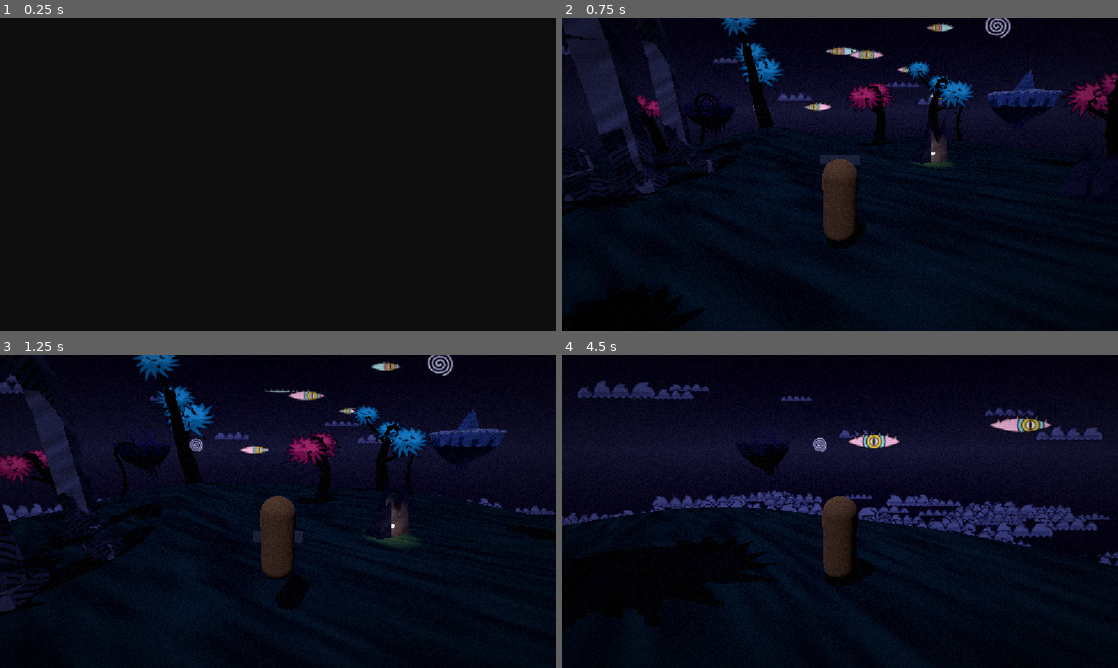
Above: before the commit, frames 1-4 (two rows, left to right).
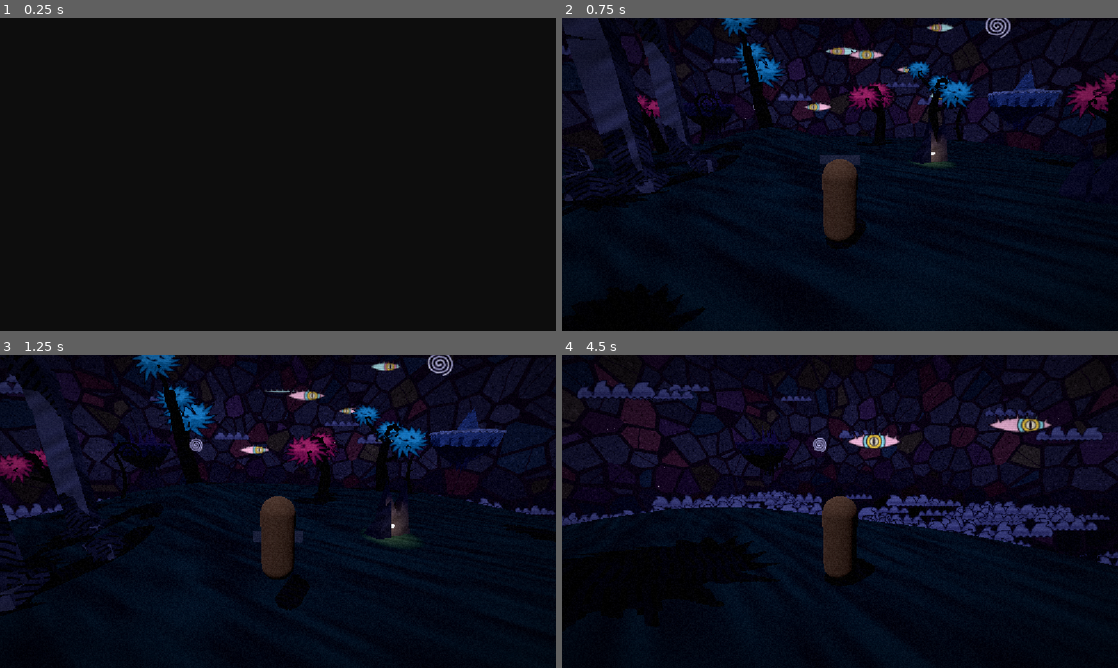
Above: after the commit, the same moments.

Repository: JackVoltaire/Dhull-Garden
Game: Godot game, scene res://scenes/main/main.tscn
The game is run twice, just before and just after one commit, with the same random seed, the same clock (stepped at 60 frames per second) and the same inputs.
Inputs (mouse positions are in pixels of both pictures, inside the frame that each line leads up to):
- Up to frame 1 (0.25 s): no input
- Up to frame 2 (0.75 s): tap Enter at 0.5 s; move the mouse to (867, 174) at 0.52 s; hold W (move_forward) from 0.53 s (still down); hold E (interact) from 0.53 s (still down)
- Up to frame 3 (1.25 s): keep holding W (move_forward); keep holding E (interact); tap Space (jump) at 0.77 s
- Up to frame 4 (4.5 s): keep holding W (move_forward); move the mouse to (812, 511) at 1.27 s; release E (interact) at 1.28 s; tap Shift (sprint) at 1.35, 2.85, 4.35 s; tap Space (jump) at 1.52, 3.02, 3.77 s; move the mouse to (851, 505) at 2.02 s; hold E (interact) 2.03-2.78 s; move the mouse to (834, 517) at 2.77 s; move the mouse to (878, 514) at 3.52 s; hold E (interact) 3.53-4.28 s; move the mouse to (795, 508) at 4.27 s

Frame 1 is identical in both runs. In frame 2, 1.6% of the frame differs, in the area x 0-99%, y 0-42%; in frame 3, 1.8%; in frame 4, 3.0%, in the area x 0-100%, y 0-47%.

Commit message:
Make the sky a speckled mosaic of broken stained glass
A sky shader replaces the procedural sky: shards of colored glass in
dark lead, with straight edges and sharp corners. Each shard takes the
time-of-day gradient's color where it sits, some tinted towards the
moodboard's reds, blues, purples and gold; a few are cracked or broken
out, the glass is flecked with specks, and shards near the sun or moon
glow as if lit from behind. Ambient light still comes from the plain
gradient. SkyCycle now sets the shader's colors.

Co-Authored-By: Claude Opus 5.5 <noreply@anthropic.com>

Diff:
--- /dev/null
+++ b/assets/shaders/stained_glass_sky.gdshader
@@ -0,0 +1,146 @@
+// The sky as a speckled mosaic of broken stained glass: shards of colored glass held in dark lead,
+// some cracked and a few missing. Each shard takes its color from the sky gradient where it sits
+// (top_color, horizon_color, ground_color, which SkyCycle sets by time of day), tinted towards
+// the moodboard's reds, blues, purples and gold. Shards near the sun or moon glow, as if lit from
+// behind.
+shader_type sky;
+
+uniform vec4 top_color : source_color = vec4(0.15, 0.09, 0.36, 1.0);
+uniform vec4 horizon_color : source_color = vec4(0.44, 0.31, 0.7, 1.0);
+uniform vec4 ground_color : source_color = vec4(0.16, 0.1, 0.3, 1.0);
+uniform vec4 lead_color : source_color = vec4(0.07, 0.04, 0.1, 1.0);
+// Shards across one radian of sky; higher makes smaller shards.
+uniform float shard_density : hint_range(2.0, 40.0) = 13.0;
+// Width of the lead between shards, as a fraction of a shard.
+uniform float lead_width : hint_range(0.0, 0.3) = 0.1;
+// Share of shards tinted towards an accent color, and how strongly.
+uniform float accent_share : hint_range(0.0, 1.0) = 0.35;
+uniform float accent_strength : hint_range(0.0, 1.0) = 0.45;
+// How much brighter or darker one shard can be than the next.
+uniform float shard_variation : hint_range(0.0, 0.5) = 0.18;
+// Share of shards broken out of the window, leaving dark holes.
+uniform float missing_share : hint_range(0.0, 0.3) = 0.04;
+// Share of the remaining shards with a crack through them.
+uniform float cracked_share : hint_range(0.0, 1.0) = 0.3;
+// How strongly the glass is flecked with lighter and darker specks.
+uniform float speckle_strength : hint_range(0.0, 1.0) = 0.35;
+// How much shards near the sun or moon brighten.
+uniform float backlight : hint_range(0.0, 2.0) = 0.7;
+
+const vec3 ACCENTS[4] = { vec3(0.85, 0.2, 0.35), vec3(0.2, 0.45, 0.95), vec3(0.6, 0.25, 0.9), vec3(1.0, 0.75, 0.25) };
+
+vec3 hash3(vec3 p) {
+	p = vec3(dot(p, vec3(127.1, 311.7, 74.7)), dot(p, vec3(269.5, 183.3, 246.1)), dot(p, vec3(113.5, 271.9, 124.6)));
+	return fract(sin(p) * 43758.5453);
+}
+
+float value_noise(vec3 p) {
+	vec3 cell = floor(p);
+	vec3 f = fract(p);
+	f = f * f * (3.0 - 2.0 * f);
+	float result = 0.0;
+	for (int i = 0; i < 8; i++) {
+		vec3 corner = vec3(float(i & 1), float((i >> 1) & 1), float((i >> 2) & 1));
+		vec3 weight = mix(1.0 - f, f, corner);
+		result += hash3(cell + corner).x * weight.x * weight.y * weight.z;
+	}
+	return result;
+}
+
+// Finds the shard around p: the nearest of the random points scattered one per unit cell, which
+// identifies the shard by its point and cell. Returns how far p is from the shard's edge, so the
+// lead between shards comes out straight and even, with sharp corners.
+float shard_edge_distance(vec3 p, out vec3 shard_point, out vec3 shard_cell) {
+	vec3 cell = floor(p);
+	vec3 to_nearest = vec3(8.0);
+	float nearest = 64.0;
+	for (int x = -1; x <= 1; x++) {
+		for (int y = -1; y <= 1; y++) {
+			for (int z = -1; z <= 1; z++) {
+				vec3 neighbor = cell + vec3(float(x), float(y), float(z));
+				vec3 to_point = neighbor + hash3(neighbor) - p;
+				float squared = dot(to_point, to_point);
+				if (squared < nearest) {
+					nearest = squared;
+					to_nearest = to_point;
+					shard_cell = neighbor;
+				}
+			}
+		}
+	}
+	shard_point = p + to_nearest;
+
+	// Each edge lies halfway between the shard's point and a neighbor's, square to the line
+	// joining them.
+	float edge = 8.0;
+	for (int x = -1; x <= 1; x++) {
+		for (int y = -1; y <= 1; y++) {
+			for (int z = -1; z <= 1; z++) {
+				vec3 neighbor = shard_cell + vec3(float(x), float(y), float(z));
+				vec3 to_point = neighbor + hash3(neighbor) - p;
+				vec3 between = to_point - to_nearest;
+				if (dot(between, between) > 0.00001) {
+					edge = min(edge, dot(0.5 * (to_nearest + to_point), normalize(between)));
+				}
+			}
+		}
+	}
+	return edge;
+}
+
+vec3 gradient(vec3 direction) {
+	if (direction.y >= 0.0) {
+		return mix(horizon_color.rgb, top_color.rgb, smoothstep(0.0, 0.7, direction.y));
+	}
+	return mix(horizon_color.rgb, ground_color.rgb, smoothstep(0.0, 0.25, -direction.y));
+}
+
+void sky() {
+	// Ambient light and reflections only need the overall colors, not the mosaic.
+	if (AT_CUBEMAP_PASS) {
+		COLOR = gradient(EYEDIR);
+	} else {
+		vec3 shard_point;
+		vec3 shard_cell;
+		vec3 p = EYEDIR * shard_density;
+		float edge_distance = shard_edge_distance(p, shard_point, shard_cell);
+		vec3 random = hash3(shard_cell + 17.0);
+		vec3 random2 = hash3(shard_cell + 41.0);
+
+		// One flat color per shard, from the gradient at its middle.
+		vec3 shard_direction = normalize(shard_point);
+		vec3 color = gradient(shard_direction);
+		if (random.x < accent_share) {
+			vec3 accent = ACCENTS[int(random.y * 4.0) % 4];
+			// Keep the shard's brightness, so accents tint the sky's mood rather than replace it.
+			float brightness = dot(color, vec3(0.3, 0.55, 0.15));
+			float accent_brightness = dot(accent, vec3(0.3, 0.55, 0.15));
+			color = mix(color, accent * brightness / accent_brightness, accent_strength);
+		}
+		color *= 1.0 + (random.z - 0.5) * 2.0 * shard_variation;
+		if (LIGHT0_ENABLED) {
+			float toward_light = max(dot(shard_direction, LIGHT0_DIRECTION), 0.0);
+			color *= 1.0 + pow(toward_light, 6.0) * backlight;
+		}
+
+		// Specks in the glass.
+		float speck = value_noise(EYEDIR * shard_density * 16.0);
+		color *= 1.0 + (smoothstep(0.75, 0.85, speck) - smoothstep(0.25, 0.15, speck)) * speckle_strength;
+
+		// A broken-out shard: a dark hole with the odd glint.
+		if (random2.x < missing_share) {
+			color = lead_color.rgb * 1.6 + vec3(step(0.93, speck)) * 0.5;
+		}
+
+		// A crack: a thin line across the shard, through its middle, at a random angle.
+		float crack = 0.0;
+		if (random2.y < cracked_share && random2.x >= missing_share) {
+			vec3 across = normalize(cross(shard_direction, normalize(random2 - 0.5)));
+			float wobble = (value_noise(p * 6.0) - 0.5) * 0.08;
+			crack = 1.0 - smoothstep(0.012, 0.03, abs(dot(p - shard_point, across) + wobble));
+		}
+
+		float lead = 1.0 - smoothstep(lead_width * 0.5, lead_width * 0.5 + 0.02, edge_distance);
+		COLOR = mix(color, lead_color.rgb, max(lead, crack * 0.85));
+	}
+}
--- a/scenes/environment/sky_cycle.gd
+++ b/scenes/environment/sky_cycle.gd
@@ -5,7 +5,8 @@
 ## the game. In the editor it shows [member preview_hour] instead, to try out the look.
 ##
 ## Each gradient covers one day, from midnight at the left edge to midnight at the right.
-## Needs a WorldEnvironment whose sky uses a ProceduralSkyMaterial.
+## Needs a WorldEnvironment whose sky material is a ShaderMaterial with top_color,
+## horizon_color and ground_color parameters, like stained_glass_sky.gdshader.
 
 @export var world_environment: WorldEnvironment
 ## Sunlight by day and moonlight by night.
@@ -46,12 +47,11 @@
 	if not Engine.is_editor_hint():
 		day_fraction = Clock.day_fraction()
 	var environment := world_environment.environment
-	var sky := environment.sky.sky_material as ProceduralSkyMaterial
+	var sky := environment.sky.sky_material as ShaderMaterial
 	if sky:
-		sky.sky_top_color = _sample(sky_top, day_fraction, sky.sky_top_color)
-		sky.sky_horizon_color = _sample(sky_horizon, day_fraction, sky.sky_horizon_color)
-		sky.ground_horizon_color = sky.sky_horizon_color
-		sky.ground_bottom_color = _sample(ground, day_fraction, sky.ground_bottom_color)
+		_set_sky_color(sky, &"top_color", sky_top, day_fraction)
+		_set_sky_color(sky, &"horizon_color", sky_horizon, day_fraction)
+		_set_sky_color(sky, &"ground_color", ground, day_fraction)
 	environment.fog_light_color = _sample(fog_color, day_fraction, environment.fog_light_color)
 	environment.ambient_light_color = _sample(
 		shadow_tint, day_fraction, environment.ambient_light_color
@@ -73,3 +73,11 @@
 
 static func _sample(gradient: Gradient, offset: float, fallback: Color) -> Color:
 	return gradient.sample(offset) if gradient else fallback
+
+
+static func _set_sky_color(
+	sky: ShaderMaterial, parameter: StringName, gradient: Gradient, offset: float
+) -> void:
+	sky.set_shader_parameter(
+		parameter, _sample(gradient, offset, sky.get_shader_parameter(parameter))
+	)
--- a/scenes/levels/dream_island/dream_island.tscn
+++ b/scenes/levels/dream_island/dream_island.tscn
@@ -25,6 +25,7 @@
 [ext_resource type="PackedScene" path="res://assets/models/thorn_curl/thorn_curl.glb" id="23_thorn_curl"]
 [ext_resource type="QuadMesh" path="res://scenes/environment/floating_eyes/floating_eye.tres" id="24_eye"]
 [ext_resource type="QuadMesh" path="res://scenes/environment/doodles/doodles.tres" id="25_doodles"]
+[ext_resource type="Shader" path="res://assets/shaders/stained_glass_sky.gdshader" id="26_sky"]
 
 [sub_resource type="Gradient" id="Gradient_sky_top"]
 offsets = PackedFloat32Array(0, 0.2, 0.25, 0.33, 0.72, 0.78, 0.86, 1)
@@ -46,15 +47,14 @@
 offsets = PackedFloat32Array(0, 0.2, 0.25, 0.33, 0.72, 0.78, 0.86, 1)
 colors = PackedColorArray(0.05, 0.05, 0.12, 1, 0.05, 0.05, 0.12, 1, 0.2, 0.09, 0.24, 1, 0.16, 0.1, 0.32, 1, 0.16, 0.1, 0.32, 1, 0.2, 0.08, 0.2, 1, 0.05, 0.05, 0.12, 1, 0.05, 0.05, 0.12, 1)
 
-[sub_resource type="ProceduralSkyMaterial" id="ProceduralSkyMaterial_dream"]
-sky_top_color = Color(0.15, 0.09, 0.36, 1)
-sky_horizon_color = Color(0.44, 0.31, 0.7, 1)
-ground_bottom_color = Color(0.16, 0.1, 0.3, 1)
-ground_horizon_color = Color(0.44, 0.31, 0.7, 1)
-ground_curve = 0.12
+[sub_resource type="ShaderMaterial" id="ShaderMaterial_sky"]
+shader = ExtResource("26_sky")
+shader_parameter/top_color = Color(0.15, 0.09, 0.36, 1)
+shader_parameter/horizon_color = Color(0.44, 0.31, 0.7, 1)
+shader_parameter/ground_color = Color(0.16, 0.1, 0.3, 1)
 
 [sub_resource type="Sky" id="Sky_dream"]
-sky_material = SubResource("ProceduralSkyMaterial_dream")
+sky_material = SubResource("ShaderMaterial_sky")
 
 [sub_resource type="Environment" id="Environment_dream"]
 background_mode = 2
Not shown, added: assets/shaders/stained_glass_sky.gdshader.uid
Not shown, changed: README.md
Not shown, changed: handoff.md
